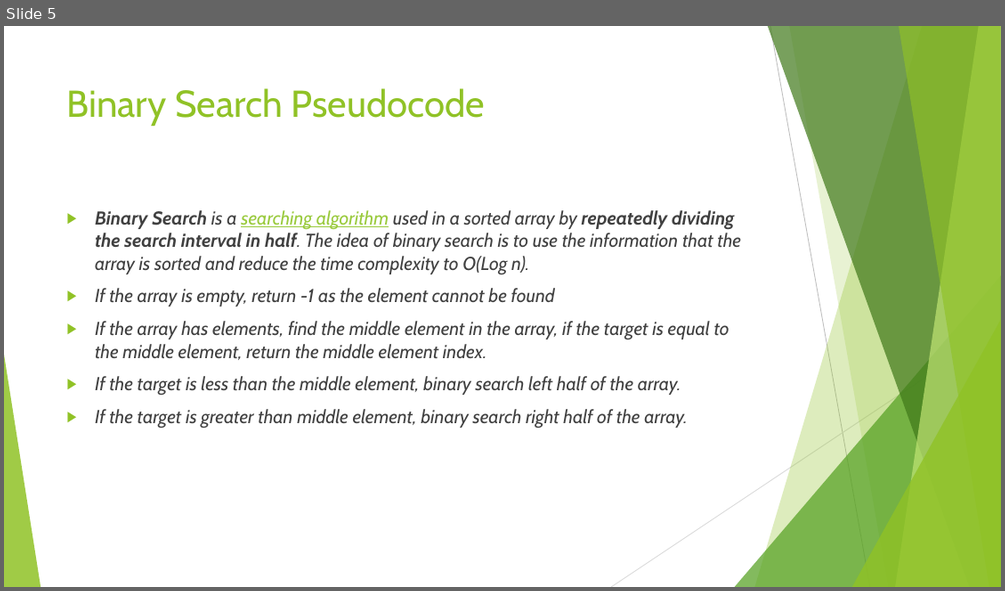
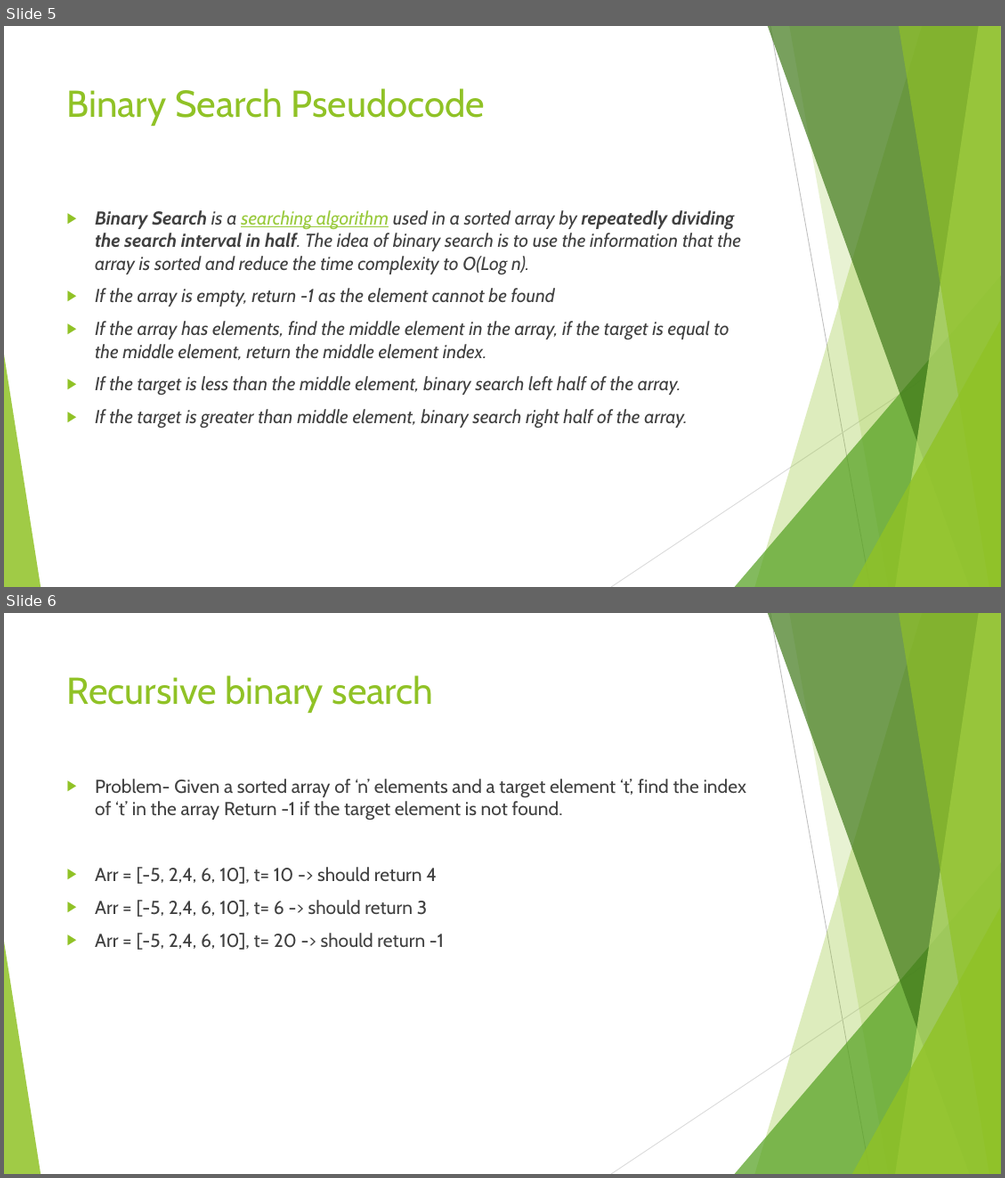
Before and after one commit to divyaparyani67/DSA, a slide deck: Search Algorithm.pptx. Shown one above the other, each under a label of ours: slide 5 before the commit, slides 5 and 6 after it. The pictures are 1005x591 and 1005x1178 pixels, drawn with LibreOffice and Linux fonts; fonts in the diff are those of the drawing. Boxes give left, top, right and bottom in pixels: in the first picture for what was removed or moved away, otherwise in the second. Text is boxed around its words. In the diff, an @@ line names an element or a change of style, - is before the commit and + after.

Commit message:
recursive binary search

```diff
--- a/Search Algorithm.pptx
+++ b/Search Algorithm.pptx
@@ slide 6 added at bbox=[4, 613, 1001, 1174], background #FFFFFF; not listed: 10 template elements that a slide beside it also shows @@
@@ title added at bbox=[67, 675, 434, 713], 36 pt, text #90C226 @@
+Recursive binary search
@@ text added at bbox=[95, 779, 746, 949], 18 pt, text #404040 @@
+▶ Problem- Given a sorted array of ‘n’ elements and a target element ‘t’, find the index of ‘t’ in the array Return -1 if the target element is not found.
+▶ Arr = [-5, 2,4, 6, 10], t= 10 -> should return 4
+▶ Arr = [-5, 2,4, 6, 10], t= 6 -> should return 3
+▶ Arr = [-5, 2,4, 6, 10], t= 20 -> should return -1
```
Also in this commit, not shown: 1 other slide added, 1 other file.
